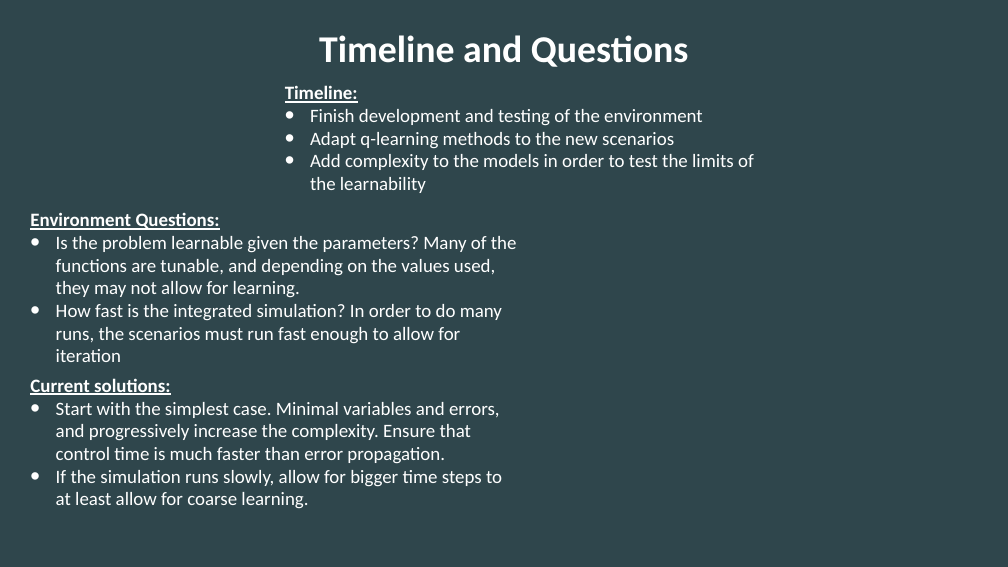
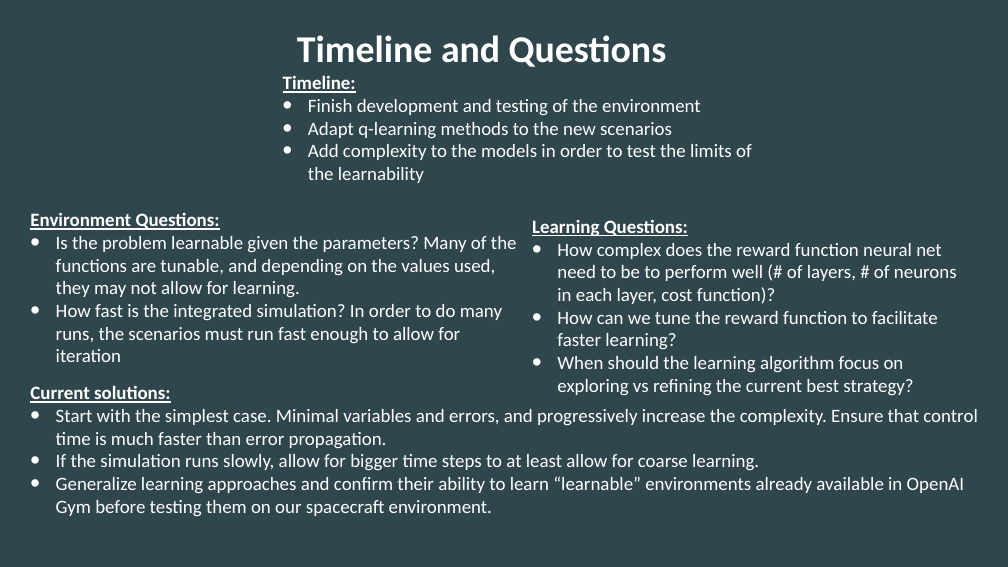
Before and after one commit to atharris/OrbitReinforcementLearning, a slide deck: slide 4 of presentation/midpoint.pptx. Drawn at 1008x567 pixels with LibreOffice and Linux fonts; fonts in the diff are those of the drawing. Boxes give left, top, right and bottom in pixels: in the first picture for what was removed or moved away, otherwise in the second. Text is boxed around its words. In the diff, an @@ line names an element or a change of style, - is before the commit and + after.

Commit message:
Modified midpoint.pptx with learning slide

```diff
--- a/presentation/midpoint.pptx
+++ b/presentation/midpoint.pptx
@@ text "Timeline and Questions": place and size @@
-text "Timeline and Questions" at [319,35,689,67]
+text "Timeline and Questions" at [297,35,667,67]
@@ text "Timeline:": place and size @@
-text "Timeline:" at [285,85,754,193]
+text "Timeline:" at [283,75,752,183]
@@ text added at [532,219,957,396], 36 pt, text #FFFFFF @@
+Learning Questions:
+• How complex does the reward function neural net need to be to perform well (# of layers, # of neurons in each layer, cost function)?
+• How can we tune the reward function to facilitate faster learning?
+• When should the learning algorithm focus on exploring vs refining the current best strategy?
@@ text "Current solutions:": place and size @@
-text "Current solutions:" at [30,378,502,508]
+text "Current solutions:" at [30,385,977,516]
@@ text at [56,476,964,516]: paragraph added @@
+• Generalize learning approaches and confirm their ability to learn “learnable” environments already available in OpenAI Gym before testing them on our spacecraft environment.
```
Also in this commit, not shown: 2 other slides changed, 1 slide added, 1 slide removed.
